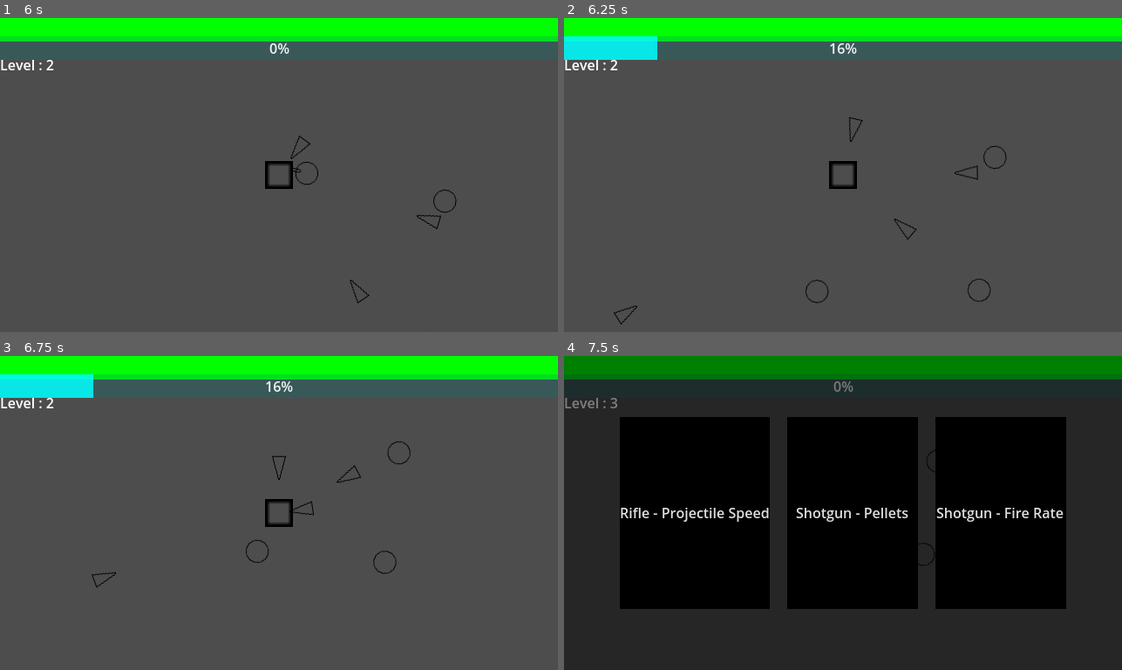
Above: before the commit, frames 1-4 (two rows, left to right).
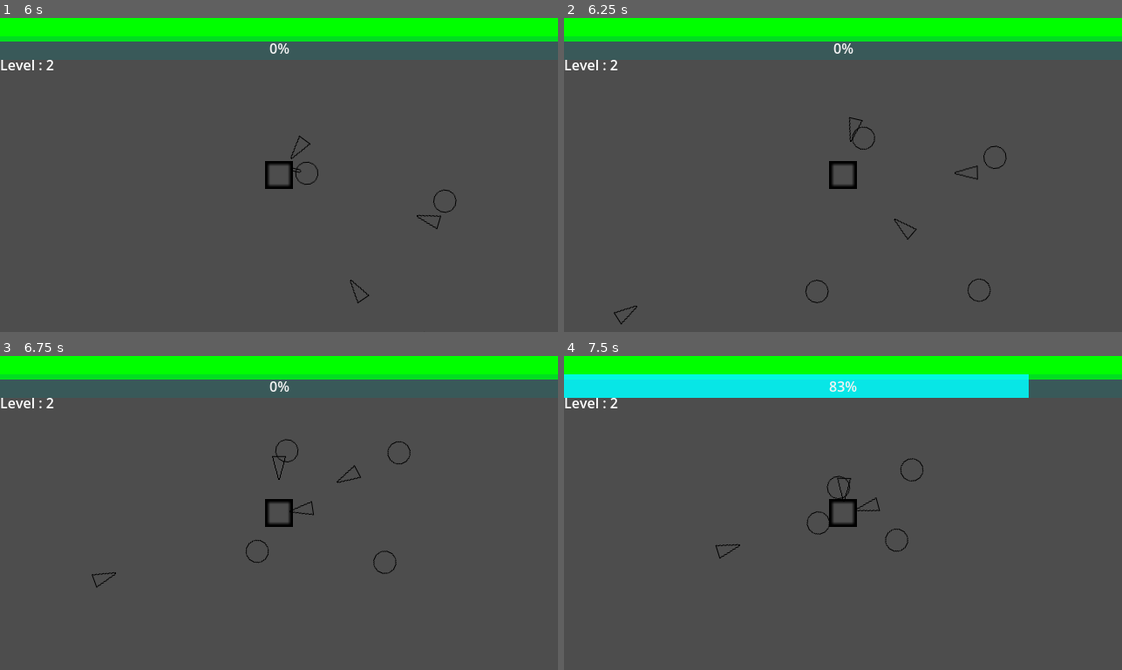
Above: after the commit, the same moments.

Repository: ROKAMETISM/Composition-Based-Practice-1
Game: Godot game, scene res://Scenes/main_game.tscn
The game is run twice, just before and just after one commit, with the same random seed, the same clock (stepped at 60 frames per second) and the same inputs.
Inputs:
- Up to frame 1 (6 s): tap Enter at 0.5 s; hold D (move_right) 0.53-1.28 s; tap Space at 1.25 s; hold S (move_down) 1.28-2.03 s; hold D (move_right) 2.03-2.78 s; hold W (move_up) 2.78-3.53 s; hold A (move_left) 3.53-5 s; click "Shotgun - Damage" at 5 s; hold S (move_down) from 5.78 s (still down)
- Up to frame 2 (6.25 s): keep holding S (move_down)
- Up to frame 3 (6.75 s): release S (move_down) at 6.53 s; hold D (move_right) from 6.53 s (still down)
- Up to frame 4 (7.5 s): release D (move_right) at 7.28 s; hold W (move_up) from 7.28 s (still down)

Frame 1 is identical in both runs. In frame 2, 1.4% of the frame differs, in the area x 0-56%, y 5-42%; in frame 3, 1.4%; in frame 4, 100%, in the area x 0-100%, y 0-100%.

Commit message:
Implementing Enemy Hitbox

Diff:
--- a/Scenes/enemy.tscn
+++ b/Scenes/enemy.tscn
@@ -1,12 +1,17 @@
-[gd_scene load_steps=3 format=3 uid="uid://cpqmkss44wd6f"]
+[gd_scene load_steps=5 format=3 uid="uid://cpqmkss44wd6f"]
 
 [ext_resource type="Script" uid="uid://dtiqh1xoxjvlq" path="res://Scripts/hp_component.gd" id="2_1f0kj"]
+[ext_resource type="Script" uid="uid://ooi543q70gvm" path="res://Scripts/hitbox.gd" id="2_afpow"]
 
 [sub_resource type="CircleShape2D" id="CircleShape2D_1f0kj"]
 radius = 13.0
 
+[sub_resource type="CircleShape2D" id="CircleShape2D_hghv2"]
+radius = 14.035668
+
 [node name="Enemy" type="CharacterBody2D" groups=["Enemies"]]
 collision_layer = 2
+collision_mask = 3
 
 [node name="Sprite2D" type="Sprite2D" parent="."]
 
@@ -16,3 +21,10 @@
 [node name="HPComponent" type="Node" parent="."]
 script = ExtResource("2_1f0kj")
 metadata/_custom_type_script = "uid://dtiqh1xoxjvlq"
+
+[node name="Hitbox" type="Area2D" parent="."]
+collision_layer = 0
+script = ExtResource("2_afpow")
+
+[node name="CollisionShape2D" type="CollisionShape2D" parent="Hitbox"]
+shape = SubResource("CircleShape2D_hghv2")
--- a/Scripts/enemy.gd
+++ b/Scripts/enemy.gd
@@ -3,6 +3,7 @@
 @export var enemy_initial_hp := 100
 @export var enemy_max_hp := enemy_initial_hp
 @export var enemy_current_hp := enemy_max_hp
+@export var enemy_damage := 10
 var player
 const XPDROP = preload("uid://diqqkwgfjw1to")
 
--- a/Scripts/enemy_fast.gd
+++ b/Scripts/enemy_fast.gd
@@ -9,6 +9,7 @@
 	enemy_initial_hp = 60
 	enemy_max_hp = enemy_initial_hp
 	enemy_current_hp = enemy_max_hp
+	enemy_damage = 8
 	var hpcomponent = $HPComponent
 	hpcomponent.set_max_hp(enemy_max_hp)
 	hpcomponent.set_current_hp(enemy_current_hp)
--- a/Scripts/enemy_slow.gd
+++ b/Scripts/enemy_slow.gd
@@ -3,3 +3,13 @@
 func enemy_ai() -> void:
 	look_at(player.global_position)
 	velocity = Vector2(64.0, 0).rotated(rotation)
+
+func _ready() -> void:
+	super()
+	enemy_initial_hp = 110
+	enemy_max_hp = enemy_initial_hp
+	enemy_current_hp = enemy_max_hp
+	enemy_damage = 11
+	var hpcomponent = $HPComponent
+	hpcomponent.set_max_hp(enemy_max_hp)
+	hpcomponent.set_current_hp(enemy_current_hp)
--- /dev/null
+++ b/Scripts/hitbox.gd
@@ -0,0 +1 @@
+extends Area2D
Not shown, added: Scripts/hitbox.gd.uid
